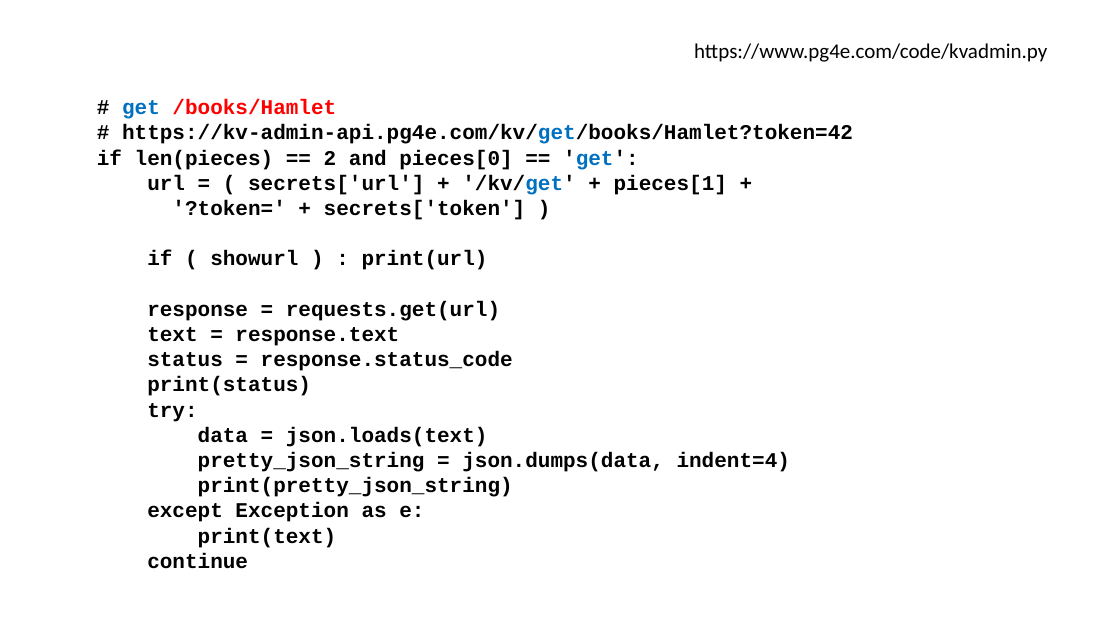
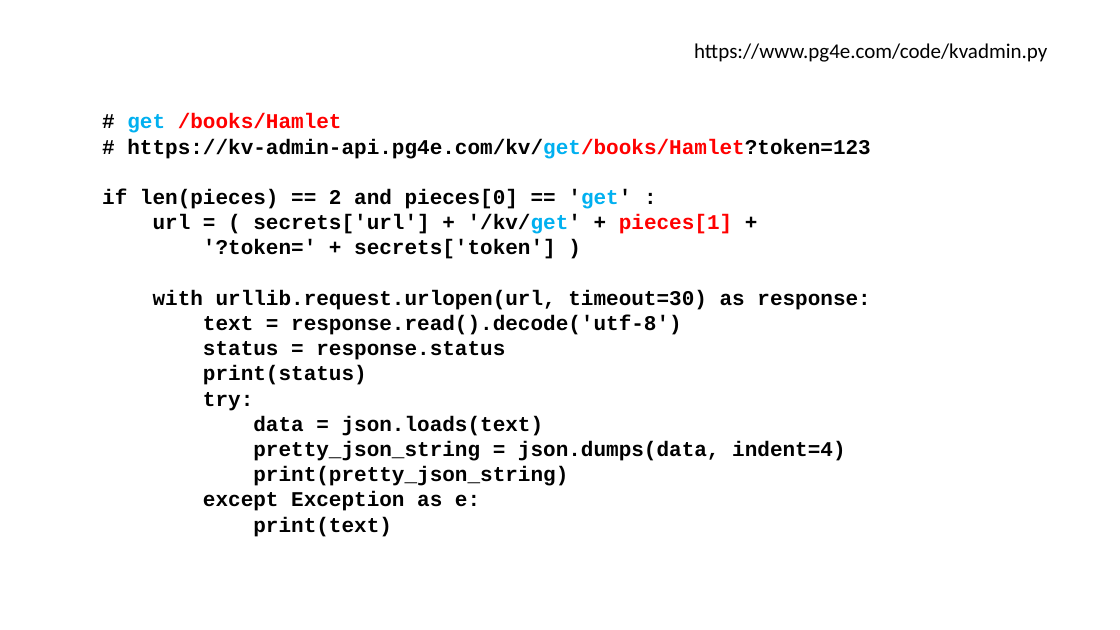
Before and after one commit to csev/pg4e, a slide deck: slide 41 of lectures/07-DenoKV.pptx. Drawn at 1120x630 pixels with LibreOffice and Linux fonts; fonts in the diff are those of the drawing. Boxes give left, top, right and bottom in pixels: in the first picture for what was removed or moved away, otherwise in the second. Text is boxed around its words. In the diff, an @@ line names an element or a change of style, - is before the commit and + after.

Commit message:
Updates

```diff
--- a/lectures/07-DenoKV.pptx
+++ b/lectures/07-DenoKV.pptx
@@ text "# get /books/Hamlet": place and size @@
-text "# get /books/Hamlet" at (97,99,853,569)
+text "# get /books/Hamlet" at (102,113,870,537)
@@ text at (127,113,732,234): text colour #0070C0 to #00B0F0 in "get", "'/kv/get'"; text colour #000000 to #FF0000 in "pieces[1]" @@
@@ text at (102,139,870,209): text changed @@
-# https://kv-admin-api.pg4e.com/kv/get/books/Hamlet?token=42
-if len(pieces) == 2 and pieces[0] == 'get':
+# https://kv-admin-api.pg4e.com/kv/get/books/Hamlet?token=123
+if len(pieces) == 2 and pieces[0] == 'get' :
@@ text at (153,290,870,360): text changed @@
-if ( showurl ) : print(url)
-response = requests.get(url)
-text = response.text
-status = response.status_code
+with urllib.request.urlopen(url, timeout=30) as response:
+text = response.read().decode('utf-8')
+status = response.status
@@ text at (147,553,248,569): paragraph removed @@
-continue
```
Also in this commit, not shown: 2 other slides changed.
